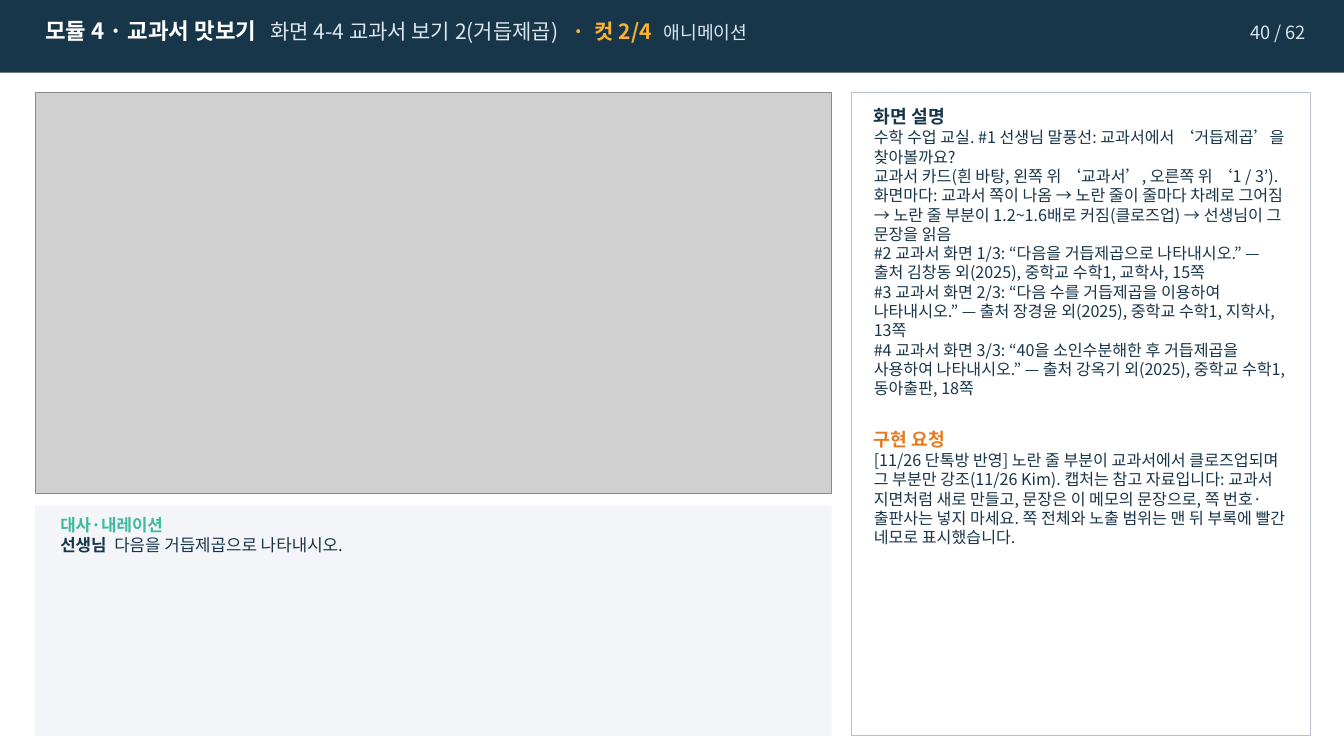
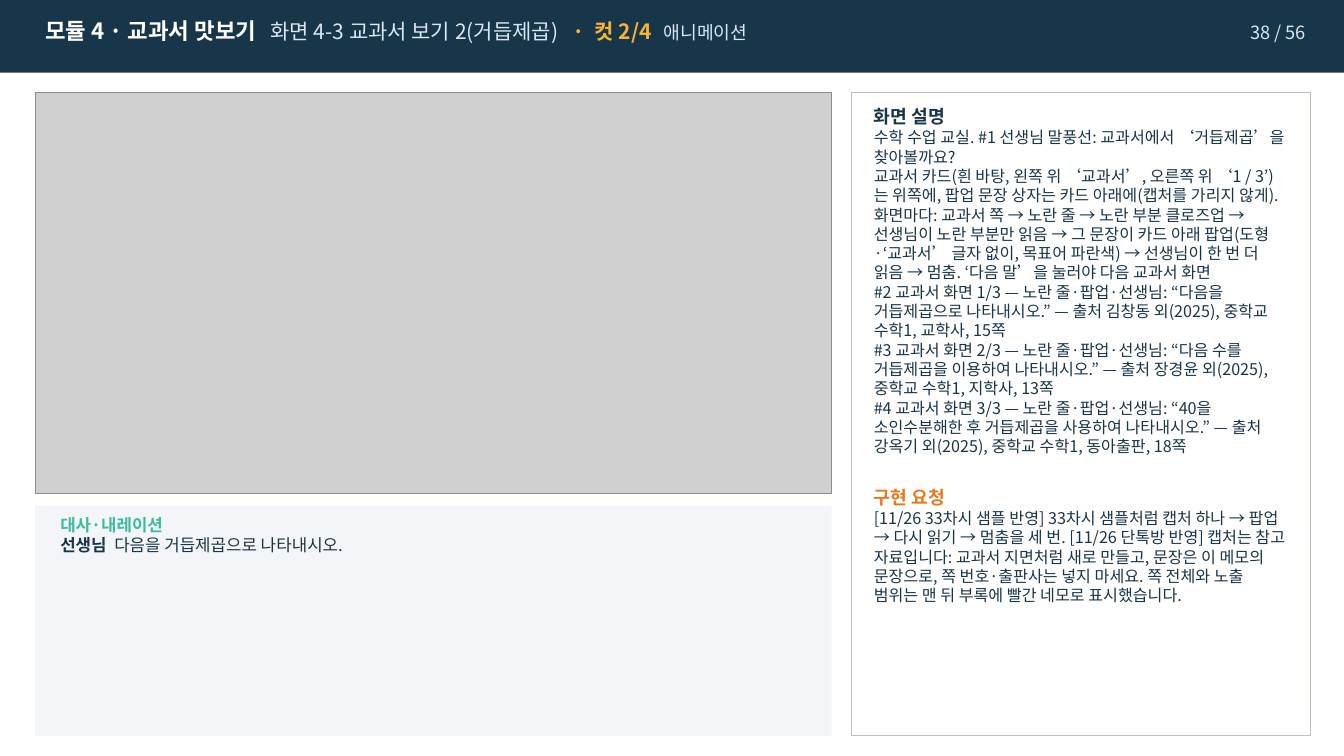
Before and after one commit to j333333766-hub/ksl-math-vocab-kit, a slide deck: slide 38 of 샘플/07차시_소인수분해_조창현_v7-1_스토리보드.pptx (slide 40 before the commit). Drawn at 1344x756 pixels with LibreOffice and Linux fonts; fonts in the diff are those of the drawing; grey boxes stand for pictures. Boxes give left, top, right and bottom in pixels: in the first picture for what was removed or moved away, otherwise in the second. Text is boxed around its words. In the diff, an @@ line names an element or a change of style, - is before the commit and + after.

```diff
--- a/샘플/07차시_소인수분해_조창현_v7-1_스토리보드.pptx
+++ b/샘플/07차시_소인수분해_조창현_v7-1_스토리보드.pptx
@@ text at (x1=45, y1=20, x2=748, y2=43): text changed @@
-모듈 4 · 교과서 맛보기 화면 4-4 교과서 보기 2(거듭제곱) · 컷 2/4 애니메이션
+모듈 4 · 교과서 맛보기 화면 4-3 교과서 보기 2(거듭제곱) · 컷 2/4 애니메이션
@@ text at (x1=1250, y1=25, x2=1305, y2=39): text changed @@
-40 / 62
+38 / 56
@@ text at (x1=874, y1=168, x2=1279, y2=455): text changed @@
-교과서 카드(흰 바탕, 왼쪽 위 ‘교과서’, 오른쪽 위 ‘1 / 3’). 화면마다: 교과서 쪽이 나옴 → 노란 줄이 줄마다 차례로 그어짐 → 노란 줄 부분이 1.2~1.6배로 커짐(클로즈업) → 선생님이 그 문장을 읽음
-#2 교과서 화면 1/3: “다음을 거듭제곱으로 나타내시오.” — 출처 김창동 외(2025), 중학교 수학1, 교학사, 15쪽
-#3 교과서 화면 2/3: “다음 수를 거듭제곱을 이용하여 나타내시오.” — 출처 장경윤 외(2025), 중학교 수학1, 지학사, 13쪽
-#4 교과서 화면 3/3: “40을 소인수분해한 후 거듭제곱을 사용하여 나타내시오.” — 출처 강옥기 외(2025), 중학교 수학1, 동아출판, 18쪽
+교과서 카드(흰 바탕, 왼쪽 위 ‘교과서’, 오른쪽 위 ‘1 / 3’)는 위쪽에, 팝업 문장 상자는 카드 아래에(캡처를 가리지 않게).
+화면마다: 교과서 쪽 → 노란 줄 → 노란 부분 클로즈업 → 선생님이 노란 부분만 읽음 → 그 문장이 카드 아래 팝업(도형·‘교과서’ 글자 없이, 목표어 파란색) → 선생님이 한 번 더 읽음 → 멈춤. ‘다음 말’을 눌러야 다음 교과서 화면
+#2 교과서 화면 1/3 — 노란 줄·팝업·선생님: “다음을 거듭제곱으로 나타내시오.” — 출처 김창동 외(2025), 중학교 수학1, 교학사, 15쪽
+#3 교과서 화면 2/3 — 노란 줄·팝업·선생님: “다음 수를 거듭제곱을 이용하여 나타내시오.” — 출처 장경윤 외(2025), 중학교 수학1, 지학사, 13쪽
+#4 교과서 화면 3/3 — 노란 줄·팝업·선생님: “40을 소인수분해한 후 거듭제곱을 사용하여 나타내시오.” — 출처 강옥기 외(2025), 중학교 수학1, 동아출판, 18쪽
@@ text at (x1=874, y1=510, x2=1285, y2=603): text changed @@
-[11/26 단톡방 반영] 노란 줄 부분이 교과서에서 클로즈업되며 그 부분만 강조(11/26 Kim). 캡처는 참고 자료입니다: 교과서 지면처럼 새로 만들고, 문장은 이 메모의 문장으로, 쪽 번호·출판사는 넣지 마세요. 쪽 전체와 노출 범위는 맨 뒤 부록에 빨간 네모로 표시했습니다.
+[11/26 33차시 샘플 반영] 33차시 샘플처럼 캡처 하나 → 팝업 → 다시 읽기 → 멈춤을 세 번. [11/26 단톡방 반영] 캡처는 참고 자료입니다: 교과서 지면처럼 새로 만들고, 문장은 이 메모의 문장으로, 쪽 번호·출판사는 넣지 마세요. 쪽 전체와 노출 범위는 맨 뒤 부록에 빨간 네모로 표시했습니다.
```
Also in this commit, not shown: 58 other slides changed, 7 slides removed, 10 other files.
